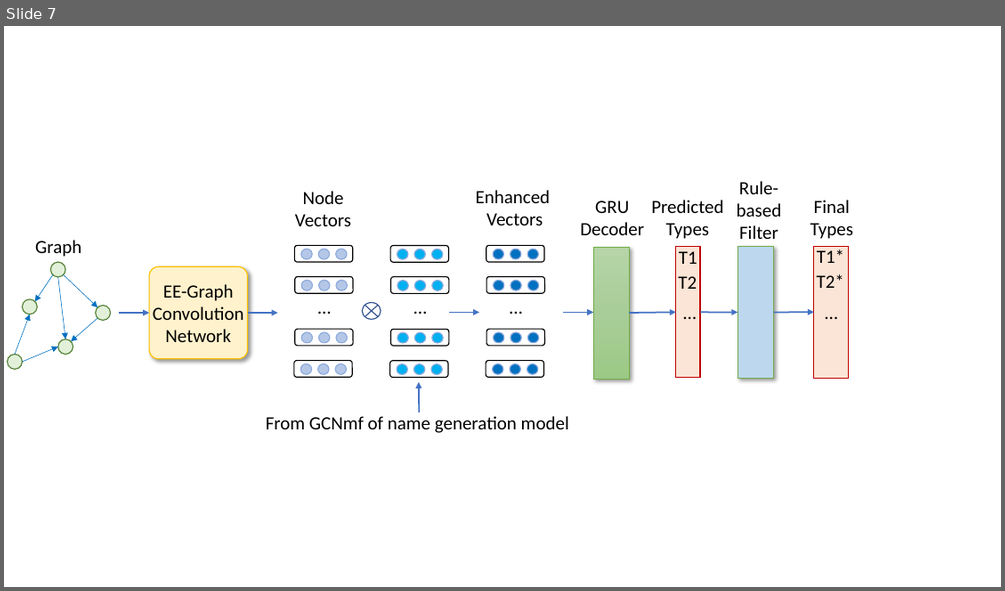
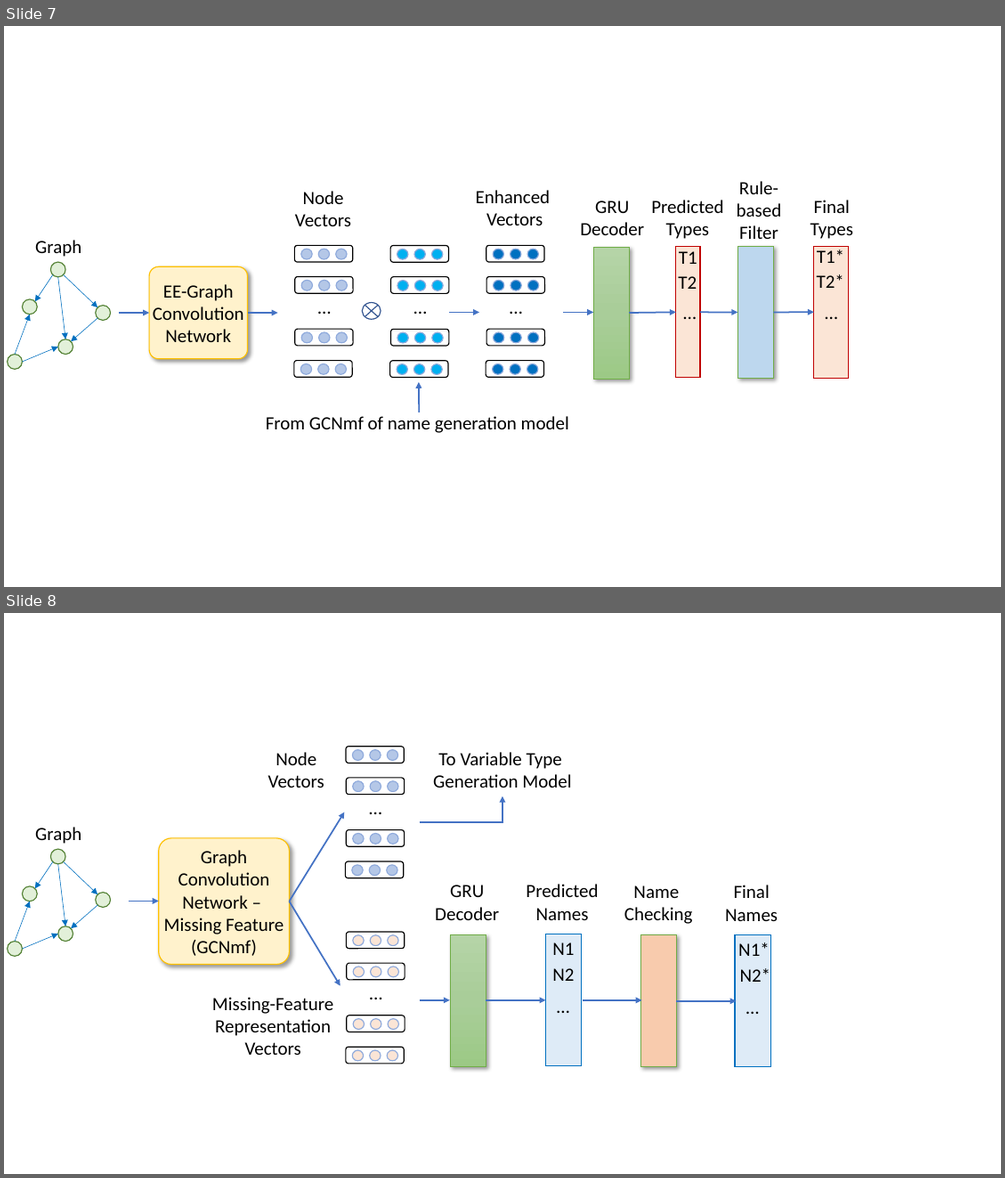
Before and after one commit to tien-n-nguyen/deminification, a slide deck: figures/figures.pptx. Shown one above the other, each under a label of ours: slide 7 before the commit, slides 7 and 8 after it. The pictures are 1005x591 and 1005x1178 pixels, drawn with LibreOffice and Linux fonts; fonts in the diff are those of the drawing. Boxes give left, top, right and bottom in pixels: in the first picture for what was removed or moved away, otherwise in the second. Text is boxed around its words. In the diff, an @@ line names an element or a change of style, - is before the commit and + after.

```diff
--- a/figures/figures.pptx
+++ b/figures/figures.pptx
@@ slide 8 added at (4,613,1001,1174), background #FFFFFF @@
@@ text added at (268,752,324,787), 18 pt, text #000000 @@
+Node
+Vectors
@@ text added at (433,752,571,787), 18 pt, text #000000 @@
+To Variable Type
+Generation Model
@@ group added at (345,747,404,877): 12 ellipses, 4 rounded rectangles, 1 text @@
+…
@@ elbow arrow added from (420, 822) to (502, 796), #4472C4 1.5 pt @@
@@ arrow added from (289, 900) to (344, 811), #4472C4 1.5 pt @@
@@ text added at (35,827,81,844), 18 pt, text #000000 @@
+Graph
@@ rounded rectangle added at (159,838,290,965), fill #FFF2CC, outline #FFC000 1 pt, 18 pt, text #000000 @@
+Graph
+Convolution
+Network –
+Missing Feature
+(GCNmf)
@@ group added at (7,850,110,957): 6 arrows, 5 ellipses @@
@@ arrow added from (128, 900) to (159, 900), #4472C4 1.5 pt @@
@@ arrow added from (289, 900) to (340, 986), #4472C4 1.5 pt @@
@@ text added at (435,884,499,920), 18 pt, text #000000 @@
+GRU
+Decoder
@@ text added at (526,884,598,920), 18 pt, text #000000 @@
+Predicted
+Names
@@ text added at (624,885,693,924), 18 pt, text #000000 @@
+Name
+Checking
@@ text added at (725,884,777,921), 18 pt, text #000000 @@
+Final
+Names
@@ rectangle added at (451,934,486,1066), fill gradient #B5D5A7 to #AACE9A to #9CC987, outline #70AD47 0.5 pt @@
@@ rectangle added at (545,934,582,1066), fill #DEEBF7, outline #0070C0 1 pt @@
@@ text added at (552,942,574,955), 18 pt, text #000000 @@
+N1
@@ rectangle added at (641,934,677,1066), fill #F8CBAD, outline #70AD47 0.5 pt @@
@@ rectangle added at (735,935,770,1067), fill #DEEBF7, outline #0070C0 1 pt @@
@@ text added at (738,942,769,956), 18 pt, text #000000 @@
+N1*
@@ group added at (346,932,404,1063): 12 ellipses, 4 rounded rectangles, 1 text @@
+…
@@ text added at (552,968,574,981), 18 pt, text #000000 @@
+N2
@@ text added at (740,966,771,988), 18 pt, text #000000 @@
+N2*
@@ text added at (212,997,333,1054), 18 pt, text #000000 @@
+Missing-Feature
+Representation
+Vectors
@@ arrow added from (420, 1000) to (450, 1000), #4472C4 1.5 pt @@
@@ arrow added from (486, 1000) to (545, 1000), #4472C4 1.5 pt @@
@@ text added at (550,990,577,1021), 18 pt, text #000000 @@
+…
@@ arrow added from (582, 1000) to (642, 1000), #4472C4 1.5 pt @@
@@ arrow added from (676, 1001) to (736, 1001), #4472C4 1.5 pt @@
@@ text added at (739,991,768,1022), 18 pt, text #000000 @@
+…
```
Also in this commit, not shown: 3 other files.
